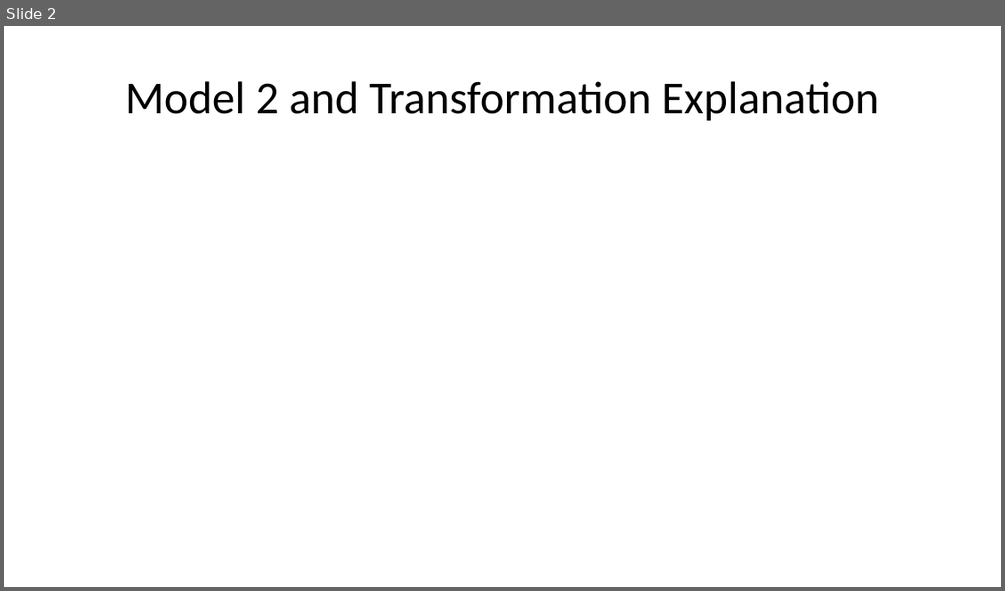
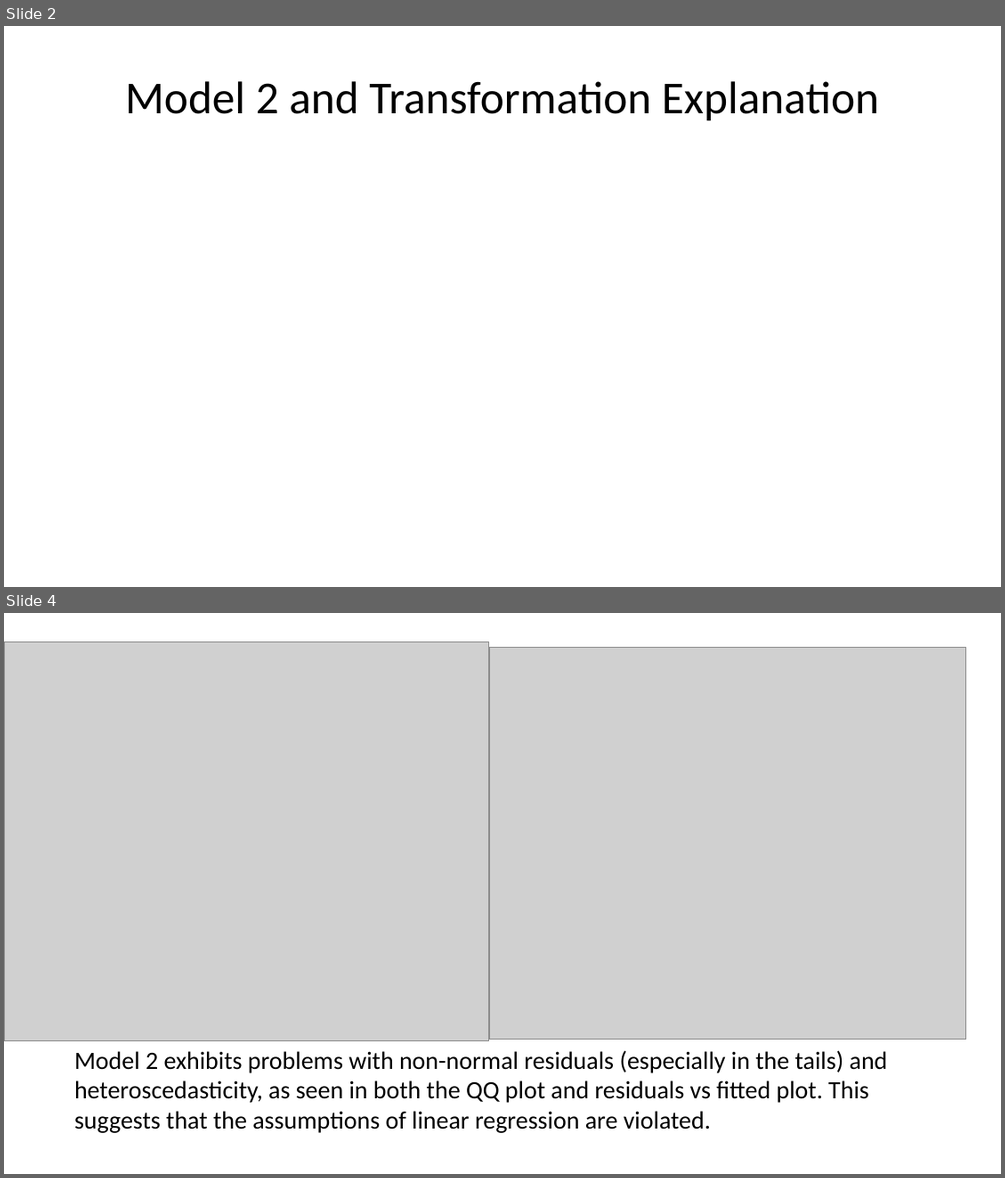
Before and after one commit to Yolanda101/quarto-slides, a slide deck: hello (3).pptx. Shown one above the other, each under a label of ours: slide 2 before the commit, slides 2 and 4 after it; the slides between them are not shown. The pictures are 1005x591 and 1005x1178 pixels, drawn with LibreOffice and Linux fonts; fonts in the diff are those of the drawing; grey boxes stand for pictures. Boxes give left, top, right and bottom in pixels: in the first picture for what was removed or moved away, otherwise in the second. Text is boxed around its words. In the diff, an @@ line names an element or a change of style, - is before the commit and + after.

```diff
--- a/hello (3).pptx
+++ b/hello (3).pptx
@@ slide 4 added at bbox=[4, 613, 1001, 1174], background #FFFFFF @@
@@ picture added at bbox=[4, 641, 489, 1040] @@
@@ picture added at bbox=[489, 647, 966, 1038] @@
@@ text added at bbox=[74, 1050, 888, 1133], 18 pt, text #000000 @@
+Model 2 exhibits problems with non-normal residuals (especially in the tails) and heteroscedasticity, as seen in both the QQ plot and residuals vs fitted plot. This suggests that the assumptions of linear regression are violated.
```
Also in this commit, not shown: 4 slides changed, 5 slides removed.
